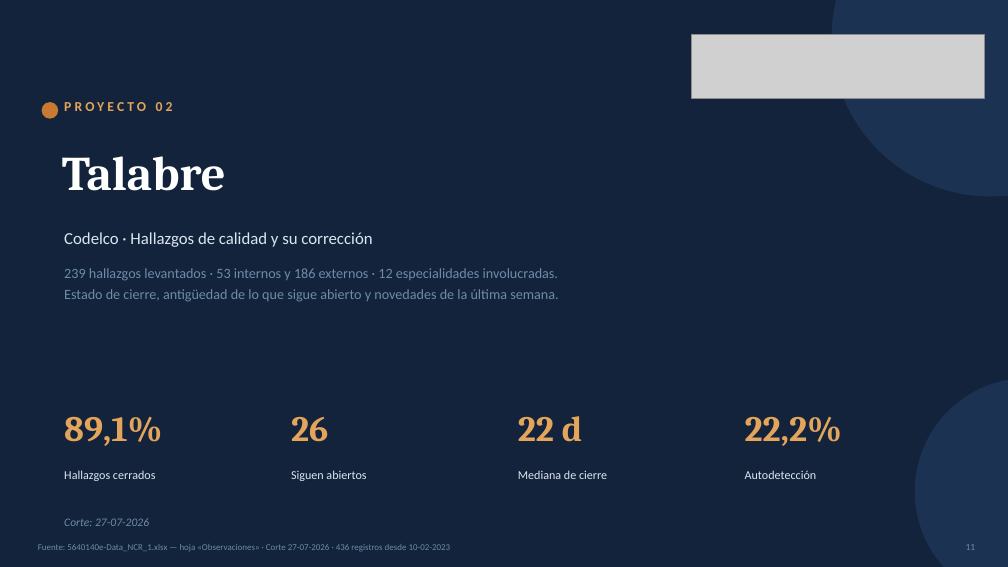
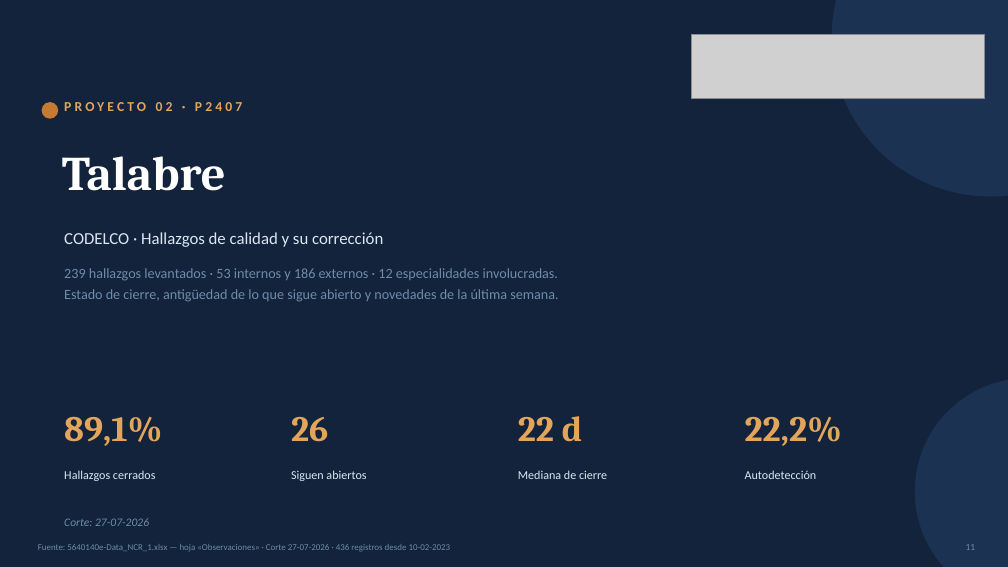
Before and after one commit to tdkvalex/Dashboard-HSEQ, a slide deck: slide 11 of modulo_nc/Panel_No_Conformidades.pptx. Drawn at 1008x567 pixels with LibreOffice and Linux fonts; fonts in the diff are those of the drawing; grey boxes stand for pictures. Boxes give left, top, right and bottom in pixels: in the first picture for what was removed or moved away, otherwise in the second. Text is boxed around its words. In the diff, an @@ line names an element or a change of style, - is before the commit and + after.

```diff
--- a/modulo_nc/Panel_No_Conformidades.pptx
+++ b/modulo_nc/Panel_No_Conformidades.pptx
@@ text at <box>64,102,242,111</box>: text changed @@
-PROYECTO 02
+PROYECTO 02 · P2407
@@ text at <box>64,232,383,247</box>: text changed @@
-Codelco · Hallazgos de calidad y su corrección
+CODELCO · Hallazgos de calidad y su corrección
```
Also in this commit, not shown: 3 other slides changed, 18 other files.
